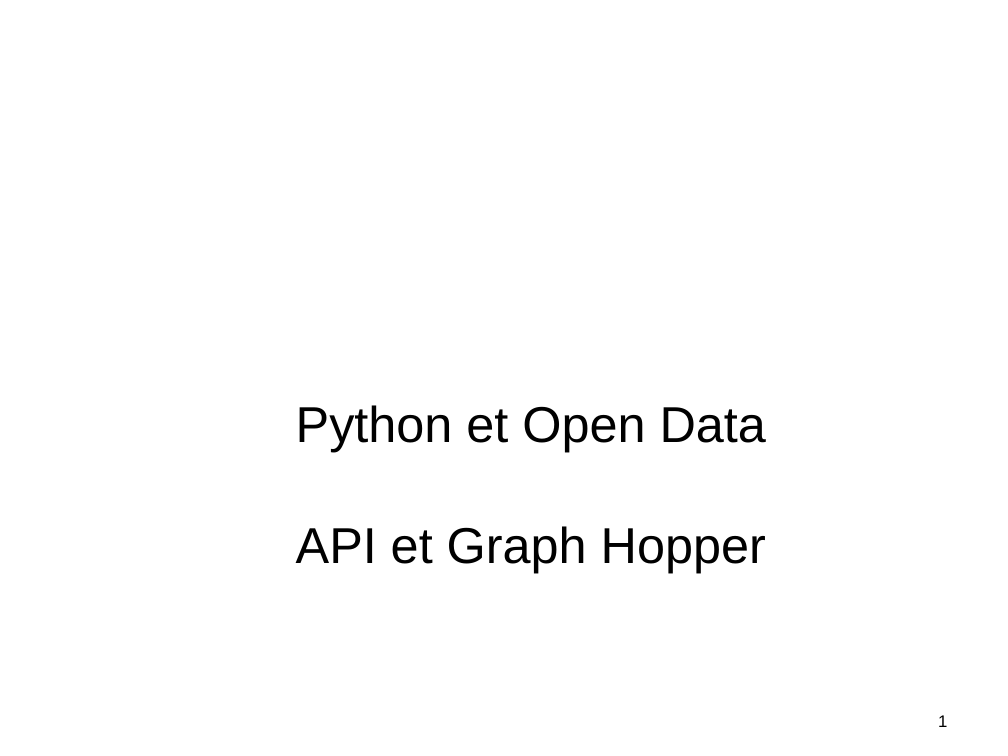
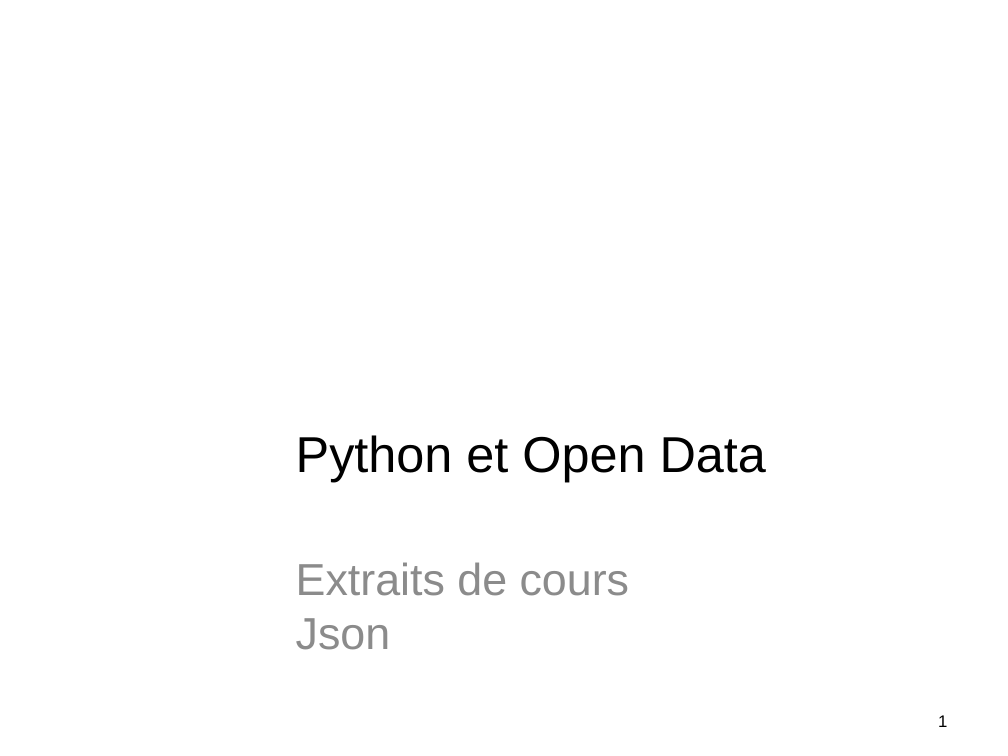
Before and after one commit to alemaitr/python_opendata_l2, a slide deck: slide 1 of cours1.pptx. Drawn at 1008x756 pixels with LibreOffice and Linux fonts; fonts in the diff are those of the drawing; background and template pictures are left out. Boxes give left, top, right and bottom in pixels: in the first picture for what was removed or moved away, otherwise in the second. Text is boxed around its words. In the diff, an @@ line names an element or a change of style, - is before the commit and + after.

```diff
--- a/cours1.pptx
+++ b/cours1.pptx
@@ title at [296,435,766,482]: text changed @@
-Python et Open Data
-API et Graph Hopper
+Python et Open Data
@@ subtitle added at [296,562,630,650], 32 pt, text #8C8C8C @@
+Extraits de cours
+Json
```
Also in this commit, not shown: 3 slides added, 14 slides removed.
